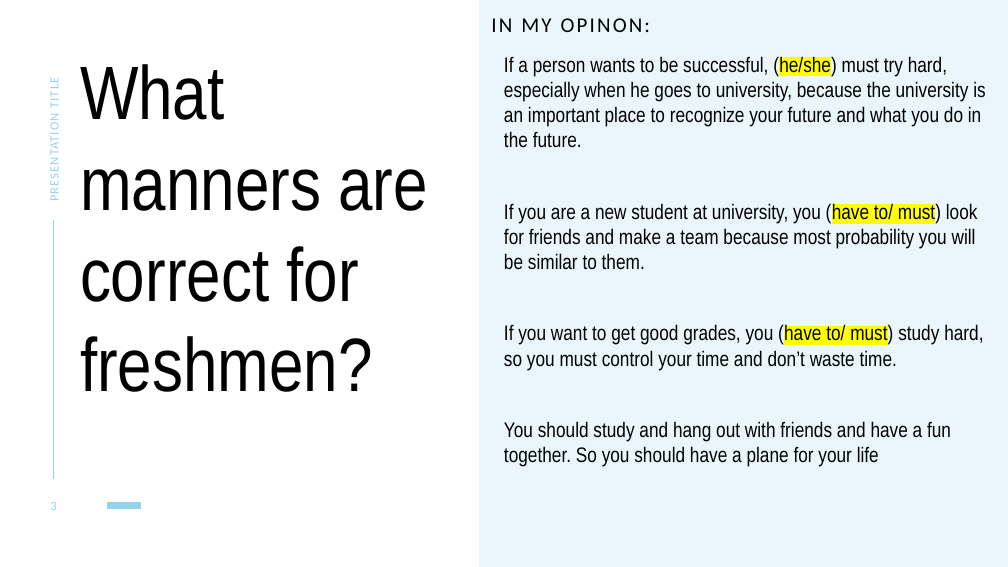
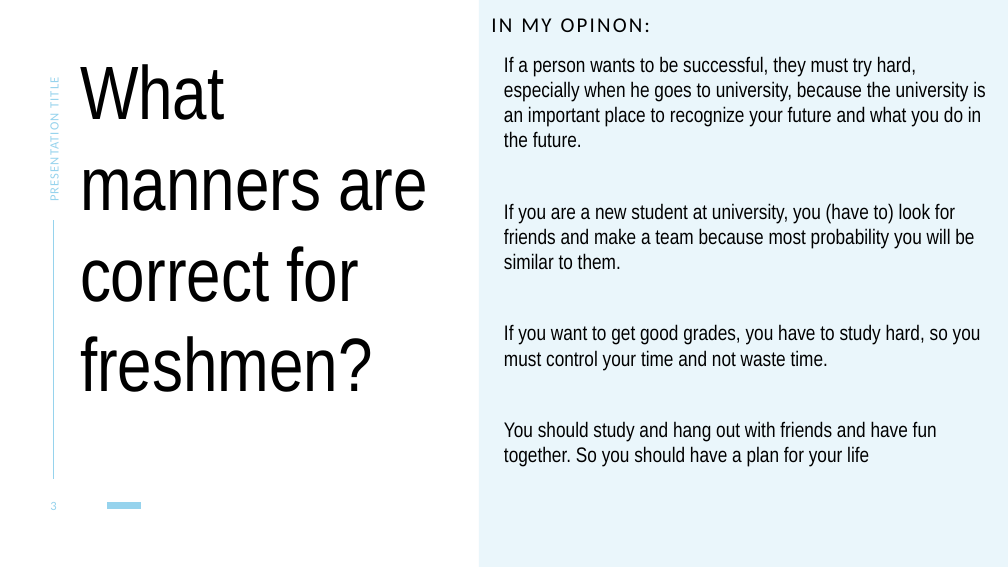
Before and after one commit to mahdimnkh81/Lectures, a slide deck: slide 3 of A Day in life of a freshman.pptx. Drawn at 1008x567 pixels with LibreOffice and Linux fonts; fonts in the diff are those of the drawing. Boxes give left, top, right and bottom in pixels: in the first picture for what was removed or moved away, otherwise in the second. Text is boxed around its words. In the diff, an @@ line names an element or a change of style, - is before the commit and + after.

```diff
--- a/A Day in life of a freshman.pptx
+++ b/A Day in life of a freshman.pptx
@@ text at <box>504,56,985,467</box>: text changed @@
-If a person wants to be successful, (he/she) must try hard, especially when he goes to university, because the university is an important place to recognize your future and what you do in the future.
-If you are a new student at university, you (have to/ must) look for friends and make a team because most probability you will be similar to them.
-If you want to get good grades, you (have to/ must) study hard, so you must control your time and don’t waste time.
-You should study and hang out with friends and have a fun together. So you should have a plane for your life
+If a person wants to be successful, they must try hard, especially when he goes to university, because the university is an important place to recognize your future and what you do in the future.
+If you are a new student at university, you (have to) look for friends and make a team because most probability you will be similar to them.
+If you want to get good grades, you have to study hard, so you must control your time and not waste time.
+You should study and hang out with friends and have fun together. So you should have a plan for your life
```
Also in this commit, not shown: 1 other slide changed, 1 other file.
